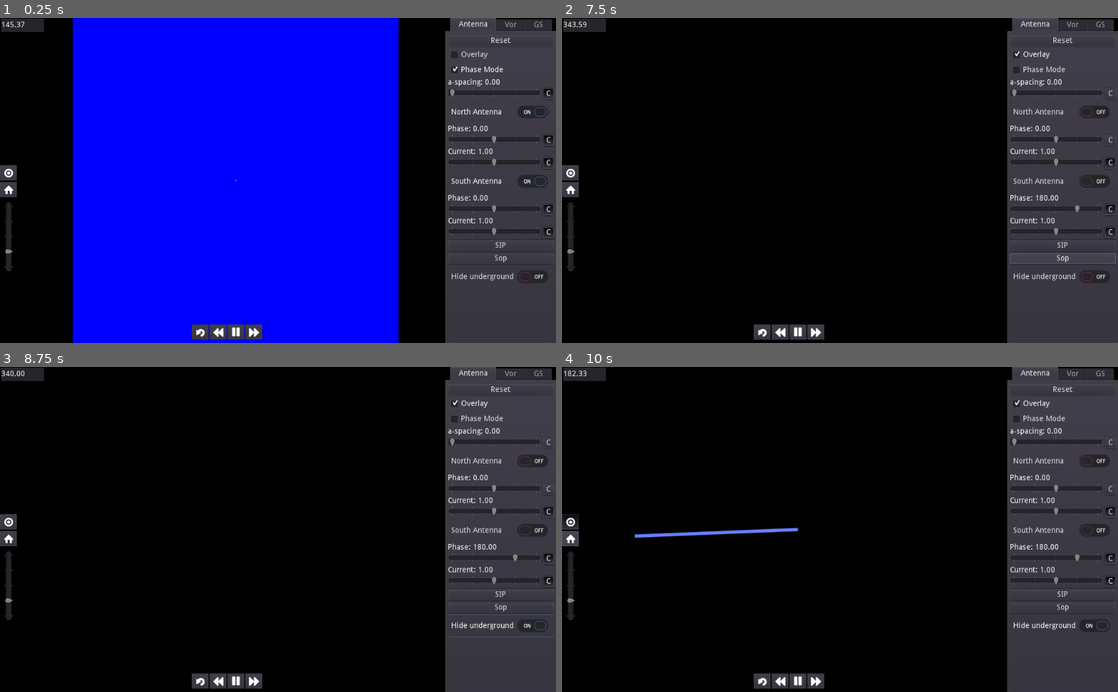
Above: before the commit, frames 1-4 (two rows, left to right).
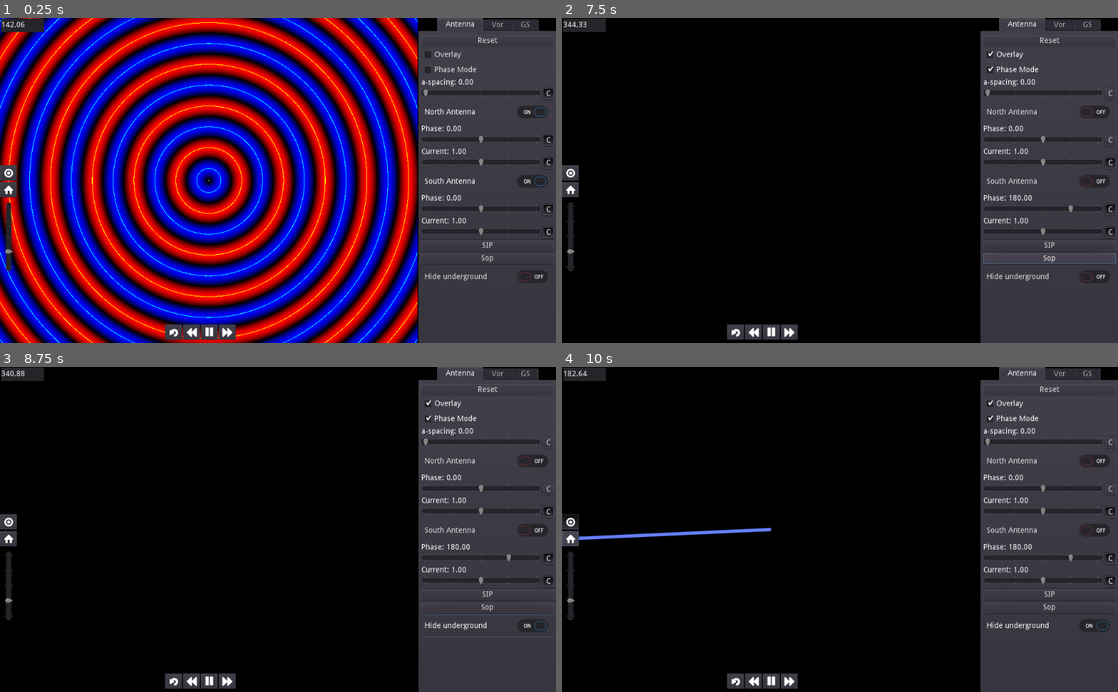
Above: after the commit, the same moments.

Repository: scapegoat57/NavSim
Game: Godot game, scene res://AntennaGraph.tscn
Two runs of this game, one before a commit and one after it. Both use one fixed random seed, a clock stepped at 60 frames per second and the inputs below.
Inputs (mouse positions are in pixels of both pictures, inside the frame that each line leads up to; where the layout moved, square brackets give the same spot in the first picture):
- Up to frame 1 (0.25 s): no input
- Up to frame 2 (7.5 s): click "Phase Mode" at 0.5 s; click (751, 333) [778, 333] at 1.25 s; click (789, 333) [817, 333] at 2 s; click "Overlay" at 2.75 s; click "C" at 3.5 s; click "North Antenna" at 4.25 s; click "C" at 5 s; click "South Antenna" at 5.75 s; click "SIP" at 6.5 s; click "Sop" at 7.25 s
- Up to frame 3 (8.75 s): click "Hide underground" at 8 s
- Up to frame 4 (10 s): click (573, 523) at 8.75 s; click (573, 539) at 9.5 s

The runs differ from the first frame. In frame 1, 73% of the frame differs, in the area x 0-100%, y 0-100%; in frame 2, 6.9%; in frame 3, 6.9%; in frame 4, 7.3%.

Commit message:
allow the antenna graph to be non square
do a little math with the aspect ratio of the control to allow it to be non square. This allows it to fill the whole left side of the screen .

Diff:
--- a/project/AntennaGraph.tscn
+++ b/project/AntennaGraph.tscn
@@ -33,18 +33,15 @@
 position = Vector2( 350, 189 )
 points = PoolVector2Array( 50, -50, 50, 50 )
 
-[node name="GraphContainer" type="AspectRatioContainer" parent="."]
-anchor_left = 0.085
+[node name="GraphContainer" type="MarginContainer" parent="."]
 anchor_right = 1.0
 anchor_bottom = 1.0
-margin_left = -0.0400009
-margin_right = -243.0
+margin_right = -255.0
 
 [node name="Graph" type="ColorRect" parent="GraphContainer"]
 material = ExtResource( 1 )
-margin_left = 47.0
-margin_right = 647.0
-margin_bottom = 600.0
+anchor_right = 1.0
+anchor_bottom = 1.0
 rect_clip_content = true
 script = ExtResource( 2 )
 
@@ -167,7 +164,7 @@
 anchor_left = 1.0
 anchor_right = 1.0
 anchor_bottom = 1.0
-margin_left = -203.0
+margin_left = -252.0
 
 [node name="Antenna" type="ScrollContainer" parent="TabContainer"]
 visible = false
@@ -180,7 +177,7 @@
 scroll_horizontal_enabled = false
 
 [node name="GraphControls" type="VBoxContainer" parent="TabContainer/Antenna"]
-margin_right = 195.0
+margin_right = 244.0
 margin_bottom = 564.0
 size_flags_horizontal = 3
 size_flags_vertical = 3
@@ -421,7 +418,7 @@
 margin_bottom = -4.0
 
 [node name="VorControls" type="VBoxContainer" parent="TabContainer/Vor"]
-margin_right = 195.0
+margin_right = 244.0
 margin_bottom = 602.0
 size_flags_horizontal = 3
 size_flags_vertical = 3
@@ -786,8 +783,8 @@
 margin_bottom = -4.0
 
 [node name="GSControls" type="VBoxContainer" parent="TabContainer/GS"]
-margin_right = 195.0
-margin_bottom = 616.0
+margin_right = 232.0
+margin_bottom = 588.0
 size_flags_horizontal = 3
 size_flags_vertical = 3
 script = ExtResource( 8 )
@@ -797,19 +794,19 @@
 pew_path = NodePath("../../../GraphContainer/Graph/PEW")
 
 [node name="ResetButton" type="Button" parent="TabContainer/GS/GSControls"]
-margin_right = 195.0
+margin_right = 232.0
 margin_bottom = 20.0
 text = "Reset"
 
 [node name="overlay_button" type="CheckBox" parent="TabContainer/GS/GSControls"]
 margin_top = 24.0
-margin_right = 195.0
+margin_right = 232.0
 margin_bottom = 48.0
 text = "Overlay"
 
 [node name="CSBEnabled" type="CheckButton" parent="TabContainer/GS/GSControls"]
 margin_top = 52.0
-margin_right = 195.0
+margin_right = 232.0
 margin_bottom = 92.0
 pressed = true
 text = "CSB"
@@ -818,18 +815,18 @@
 anchor_right = 0.0
 anchor_bottom = 0.0
 margin_top = 96.0
-margin_right = 195.0
+margin_right = 232.0
 margin_bottom = 110.0
 text = "a-spacing: %.2f"
 slider_path = NodePath("../CSBASpace/ASpaceSlider")
 
 [node name="CSBASpace" type="HBoxContainer" parent="TabContainer/GS/GSControls"]
 margin_top = 114.0
-margin_right = 195.0
+margin_right = 232.0
 margin_bottom = 134.0
 
 [node name="ASpaceSlider" type="HSlider" parent="TabContainer/GS/GSControls/CSBASpace"]
-margin_right = 171.0
+margin_right = 208.0
 margin_bottom = 16.0
 size_flags_horizontal = 3
 min_value = 1620.0
@@ -842,8 +839,8 @@
 [node name="ASpaceSliderButton" parent="TabContainer/GS/GSControls/CSBASpace" instance=ExtResource( 6 )]
 anchor_right = 0.0
 anchor_bottom = 0.0
-margin_left = 175.0
-margin_right = 195.0
+margin_left = 212.0
+margin_right = 232.0
 margin_bottom = 20.0
 coarse_step = 45.0
 fine_step = 0.1
@@ -853,18 +850,18 @@
 anchor_right = 0.0
 anchor_bottom = 0.0
 margin_top = 138.0
-margin_right = 195.0
+margin_right = 232.0
 margin_bottom = 152.0
 text = "Phase: %.2f"
 slider_path = NodePath("../CSBPhase/CSBPhaseSlider")
 
 [node name="CSBPhase" type="HBoxContainer" parent="TabContainer/GS/GSControls"]
 margin_top = 156.0
-margin_right = 195.0
+margin_right = 232.0
 margin_bottom = 176.0
 
 [node name="CSBPhaseSlider" type="HSlider" parent="TabContainer/GS/GSControls/CSBPhase"]
-margin_right = 171.0
+margin_right = 208.0
 margin_bottom = 16.0
 hint_tooltip = "asdf"
 size_flags_horizontal = 3
@@ -878,8 +875,8 @@
 [node name="CoarseFineButton" parent="TabContainer/GS/GSControls/CSBPhase" instance=ExtResource( 6 )]
 anchor_right = 0.0
 anchor_bottom = 0.0
-margin_left = 175.0
-margin_right = 195.0
+margin_left = 212.0
+margin_right = 232.0
 margin_bottom = 20.0
 pressed = true
 coarse_step = 45.0
@@ -889,18 +886,18 @@
 anchor_right = 0.0
 anchor_bottom = 0.0
 margin_top = 180.0
-margin_right = 195.0
+margin_right = 232.0
 margin_bottom = 194.0
 text = "Current: %.2f"
 slider_path = NodePath("../CSBCurrent/CSBCurrentSlider")
 
 [node name="CSBCurrent" type="HBoxContainer" parent="TabContainer/GS/GSControls"]
 margin_top = 198.0
-margin_right = 195.0
+margin_right = 232.0
 margin_bottom = 218.0
 
 [node name="CSBCurrentSlider" type="HSlider" parent="TabContainer/GS/GSControls/CSBCurrent"]
-margin_right = 171.0
+margin_right = 208.0
 margin_bottom = 16.0
 size_flags_horizontal = 3
 max_value = 2.0
@@ -912,8 +909,8 @@
 [node name="CoarseFineButton" parent="TabContainer/GS/GSControls/CSBCurrent" instance=ExtResource( 6 )]
 anchor_right = 0.0
 anchor_bottom = 0.0
-margin_left = 175.0
-margin_right = 195.0
+margin_left = 212.0
+margin_right = 232.0
 margin_bottom = 20.0
 pressed = true
 coarse_step = 0.1
@@ -922,7 +919,7 @@
 
 [node name="SBOEnabled" type="CheckButton" parent="TabContainer/GS/GSControls"]
 margin_top = 222.0
-margin_right = 195.0
+margin_right = 232.0
 margin_bottom = 262.0
 pressed = true
 text = "SBO"
@@ -931,18 +928,18 @@
 anchor_right = 0.0
 anchor_bottom = 0.0
 margin_top = 266.0
-margin_right = 195.0
+margin_right = 232.0
 margin_bottom = 280.0
 text = "a-spacing: %.2f"
 slider_path = NodePath("../SBOASpace/ASpaceSlider")
 
 [node name="SBOASpace" type="HBoxContainer" parent="TabContainer/GS/GSControls"]
 margin_top = 284.0
-margin_right = 195.0
+margin_right = 232.0
 margin_bottom = 304.0
 
 [node name="ASpaceSlider" type="HSlider" parent="TabContainer/GS/GSControls/SBOASpace"]
-margin_right = 171.0
+margin_right = 208.0
 margin_bottom = 16.0
 size_flags_horizontal = 3
 min_value = 3339.3
@@ -955,8 +952,8 @@
 [node name="ASpaceSliderButton" parent="TabContainer/GS/GSControls/SBOASpace" instance=ExtResource( 6 )]
 anchor_right = 0.0
 anchor_bottom = 0.0
-margin_left = 175.0
-margin_right = 195.0
+margin_left = 212.0
+margin_right = 232.0
 margin_bottom = 20.0
 coarse_step = 45.0
 fine_step = 0.1
@@ -966,18 +963,18 @@
 anchor_right = 0.0
 anchor_bottom = 0.0
 margin_top = 308.0
-margin_right = 195.0
+margin_right = 232.0
 margin_bottom = 322.0
 text = "Phase: %.2f"
 slider_path = NodePath("../SBOPhase/SBOPhaseSlider")
 
 [node name="SBOPhase" type="HBoxContainer" parent="TabContainer/GS/GSControls"]
 margin_top = 326.0
-margin_right = 195.0
+margin_right = 232.0
 margin_bottom = 346.0
 
 [node name="SBOPhaseSlider" type="HSlider" parent="TabContainer/GS/GSControls/SBOPhase"]
-margin_right = 171.0
+margin_right = 208.0
 margin_bottom = 16.0
 size_flags_horizontal = 3
 min_value = -360.0
@@ -990,8 +987,8 @@
 [node name="CoarseFineButton" parent="TabContainer/GS/GSControls/SBOPhase" instance=ExtResource( 6 )]
 anchor_right = 0.0
 anchor_bottom = 0.0
-margin_left = 175.0
-margin_right = 195.0
+margin_left = 212.0
+margin_right = 232.0
 margin_bottom = 20.0
 pressed = true
 coarse_step = 45.0
@@ -1002,18 +999,18 @@
 anchor_right = 0.0
 anchor_bottom = 0.0
 margin_top = 350.0
-margin_right = 195.0
+margin_right = 232.0
 margin_bottom = 364.0
 text = "Current: %.2f"
 slider_path = NodePath("../SBOCurrent/SBOCurrentSlider")
 
 [node name="SBOCurrent" type="HBoxContainer" parent="TabContainer/GS/GSControls"]
 margin_top = 368.0
-margin_right = 195.0
+margin_right = 232.0
 margin_bottom = 388.0
 
 [node name="SBOCurrentSlider" type="HSlider" parent="TabContainer/GS/GSControls/SBOCurrent"]
-margin_right = 171.0
+margin_right = 208.0
 margin_bottom = 16.0
 size_flags_horizontal = 3
 max_value = 2.0
@@ -1025,8 +1022,8 @@
 [node name="CoarseFineButton" parent="TabContainer/GS/GSControls/SBOCurrent" instance=ExtResource( 6 )]
 anchor_right = 0.0
 anchor_bottom = 0.0
-margin_left = 175.0
-margin_right = 195.0
+margin_left = 212.0
+margin_right = 232.0
 margin_bottom = 20.0
 pressed = true
 coarse_step = 0.1
@@ -1035,39 +1032,33 @@
 
 [node name="HideUnderground" type="CheckButton" parent="TabContainer/GS/GSControls"]
 margin_top = 392.0
-margin_right = 195.0
+margin_right = 232.0
 margin_bottom = 432.0
 text = "Hide underground"
 
 [node name="GlideAngleButton" type="CheckButton" parent="TabContainer/GS/GSControls"]
 margin_top = 436.0
-margin_right = 195.0
+margin_right = 232.0
 margin_bottom = 476.0
 text = "Glide Angle"
 
 [node name="PathWidthButton" type="CheckButton" parent="TabContainer/GS/GSControls"]
 margin_top = 480.0
-margin_right = 195.0
+margin_right = 232.0
 margin_bottom = 520.0
 text = "Path Width"
 
 [node name="PEWButton" type="CheckButton" parent="TabContainer/GS/GSControls"]
 margin_top = 524.0
-margin_right = 195.0
+margin_right = 232.0
 margin_bottom = 564.0
 text = "PEW"
 
 [node name="Button" type="Button" parent="TabContainer/GS/GSControls"]
 margin_top = 568.0
-margin_right = 195.0
+margin_right = 232.0
 margin_bottom = 588.0
 text = "Swap"
-
-[node name="PhaseModeButton" type="CheckBox" parent="TabContainer/GS/GSControls"]
-margin_top = 592.0
-margin_right = 195.0
-margin_bottom = 616.0
-text = "Phase Mode"
 
 [node name="RulerVisibleButton" type="Button" parent="."]
 anchor_top = 0.5
@@ -1153,7 +1144,6 @@
 [connection signal="toggled" from="TabContainer/GS/GSControls/PathWidthButton" to="TabContainer/GS/GSControls" method="_on_PathWidthButton_toggled"]
 [connection signal="toggled" from="TabContainer/GS/GSControls/PEWButton" to="TabContainer/GS/GSControls" method="_on_PEWButton_toggled"]
 [connection signal="pressed" from="TabContainer/GS/GSControls/Button" to="TabContainer/GS/GSControls" method="_on_Swap_pressed"]
-[connection signal="toggled" from="TabContainer/GS/GSControls/PhaseModeButton" to="GraphContainer/Graph" method="set_phase_mode"]
 [connection signal="toggled" from="RulerVisibleButton" to="GraphContainer/Graph/AngleRuler" method="set_visible"]
 [connection signal="pressed" from="HomeButton" to="GraphContainer/Graph" method="set_origin" binds= [ Vector2( 0, 0 ) ]]
 [connection signal="value_changed" from="ZoomSlider" to="GraphContainer/Graph" method="set_zoom_level"]
--- a/project/graph_controls.gd
+++ b/project/graph_controls.gd
@@ -10,7 +10,6 @@
 	if get_parent().visible:
 		graph_node.set_zoom_level(10)
 		graph_node.set_origin(Vector2.ZERO)
-		$PhaseModeButton.pressed=true
 #		$PhaseModeButton.pressed=true
 		_on_ResetButton_pressed()
 
--- a/project/radiation_graph.gd
+++ b/project/radiation_graph.gd
@@ -7,6 +7,7 @@
 export var frequency=1
 export var time_scale = 1.0
 var timer=0.0;
+var aspect_ratio=Vector2.ONE;
 signal zoom_level_changed(new_value)
 
 func _ready():
@@ -15,6 +16,14 @@
 
 
 func _process(delta):
+	var aspect=.get_rect().size.x/.get_rect().size.y;
+	if aspect < 1.0:
+		aspect_ratio.x=aspect;
+		aspect_ratio.y=1.0;
+	else:
+		aspect_ratio.x=1.0;
+		aspect_ratio.y=1/aspect;
+	material.set_shader_param("aspect_ratio", aspect_ratio);
 	if (!paused):
 		timer+=delta*time_scale
 		material.set_shader_param("timer",timer)
@@ -87,11 +96,17 @@
 #			print(event.as_text())
 
 func uv_to_local(uv:Vector2):
-	return (uv-Vector2(0.5,0.5))*-zoom_level+origin
+#	uv*=aspect_ratio;
+	var offset=Vector2(0.5,0.5)
+	return (uv-offset)*aspect_ratio*-zoom_level+origin
 
-func local_to_world(local_coordinates):
-	var local_to_uv= (local_coordinates+origin)/-zoom_level+Vector2(0.5,0.5)
-	return local_to_uv * self.rect_size
+func local_to_uv(local:Vector2):
+	var offset=Vector2(0.5,0.5)
+	return (local - origin) / (aspect_ratio * zoom_level) + offset
+
+func local_to_world(local):
+	var uv=local_to_uv(local)
+	return uv * self.rect_size
 
 func world_to_local(world_coordinates):
 	var uv=world_coordinates/rect_size
--- a/project/radiation_material.tres
+++ b/project/radiation_material.tres
@@ -4,6 +4,7 @@
 
 [resource]
 shader = ExtResource( 1 )
+shader_param/aspect_ratio = Vector2( 1, 1 )
 shader_param/origin = Vector2( 0, 0 )
 shader_param/ant1_pos = Vector2( 0, 0 )
 shader_param/ant1_enabled = 1.0
--- a/project/radiation_shader.tres
+++ b/project/radiation_shader.tres
@@ -5,6 +5,8 @@
 render_mode unshaded;
 
 const float TWO_PI = 6.2831853071795;
+
+uniform vec2 aspect_ratio=vec2(1.0);
 
 uniform vec2 origin=vec2(0);
 uniform vec2 ant1_pos = vec2(0);
@@ -38,7 +40,8 @@
 
 vec2 uv_to_world(vec2 value)
 {
-	return ((value-(vec2(0.5,0.5)))*zoom+origin)*vec2(1,-1);
+	vec2 offset=vec2(0.5, 0.5);
+	return ((value-offset)*aspect_ratio*zoom+origin)*vec2(1,-1);
 }
 
 float intensity_from(vec2 antenna_position, vec2 field_position, float phase)
@@ -46,18 +49,18 @@
 	if (hide_below_ground && field_position.y<0.0)
 		return 0.0;
 
-	vec2 direction=field_position - antenna_position;
-	float dist=length(direction);
+	//vec2 direction=field_position - antenna_position;
+	float dist= distance(field_position, antenna_position);//length(direction);
 	float intensity=sin(freq * dist * TWO_PI - radians(phase) - (timer)+time_shift);
 	//intensity*=0.5;
 	return intensity;
 }
 
-float phase_from(vec2 antenna_position, vec2 field_position, float phase)
+float phase_from(vec2 antenna_position, vec2 field_position, float offset)
 {
 	vec2 direction = field_position - antenna_position;
-	float dist = radians(phase) - length(direction) * TWO_PI;
-	return dist;
+	float phase = radians(offset) - mod(length(direction) * TWO_PI, TWO_PI);
+	return phase;
 }
 
 float circle(vec2 dot_pos, vec2 world_pos,float radius)
@@ -68,9 +71,9 @@
 
 void fragment(){
 	vec2 world_pos = uv_to_world(UV.xy);
-	float total_enabled=ant1_enabled+ant2_enabled+ant3_enabled+ant4_enabled;
+	float ant_enabled=ant1_enabled+ant2_enabled+ant3_enabled+ant4_enabled;
 
-	total_enabled=max(total_enabled,1.75);
+	float total_enabled=max(ant_enabled,1.75);
 	float amp_share = 1.0/total_enabled;
 	if (!phase_mode)
 	{
@@ -88,21 +91,28 @@
 	}
 	else
 	{
-		float phase1=phase_from(ant1_pos, world_pos, ant1_phase);
-		vec2 phase1_vec=vec2(cos(phase1), sin(phase1)) * ant1_enabled;
-		float phase2=phase_from(ant2_pos, world_pos, ant2_phase);
-		vec2 phase2_vec=vec2(cos(phase2), sin(phase2)) * ant2_enabled;
-		float phase3=phase_from(ant3_pos, world_pos, ant3_phase);
-		vec2 phase3_vec=vec2(cos(phase3), sin(phase3)) * ant3_enabled;
-		float phase4=phase_from(ant4_pos, world_pos, ant4_phase);
-		vec2 phase4_vec=vec2(cos(phase4), sin(phase4)) * ant4_enabled;
-		float phase_reference= phase_from(vec2(0,0), world_pos, 0.0);
-		vec2 reference_vec= vec2(cos(phase_reference), sin(phase_reference));
+		if (ant_enabled==1.0)
+		{
+			COLOR=vec4(0,0,1,1);
+		}
+		else
+		{
+			float phase1=phase_from(ant1_pos, world_pos, ant1_phase);
+			vec2 phase1_vec=vec2(cos(phase1), sin(phase1)) * ant1_enabled;
+			float phase2=phase_from(ant2_pos, world_pos, ant2_phase);
+			vec2 phase2_vec=vec2(cos(phase2), sin(phase2)) * ant2_enabled;
+			float phase3=phase_from(ant3_pos, world_pos, ant3_phase);
+			vec2 phase3_vec=vec2(cos(phase3), sin(phase3)) * ant3_enabled;
+			float phase4=phase_from(ant4_pos, world_pos, ant4_phase);
+			vec2 phase4_vec=vec2(cos(phase4), sin(phase4)) * ant4_enabled;
+			float phase_reference= phase_from(vec2(0,0), world_pos, 0.0);
+			vec2 reference_vec= vec2(cos(phase_reference), sin(phase_reference));
 
-		vec2 total_vec=phase1_vec+phase2_vec+phase3_vec+phase4_vec;
+			vec2 total_vec=phase1_vec+phase2_vec+phase3_vec+phase4_vec;
 
-		float dott=dot(total_vec, reference_vec);
-		COLOR=vec4(max(0, -dott), 0, max(0, dott), 1);
+			float dott=dot(total_vec, reference_vec);
+			COLOR=vec4(max(0, -dott), 0, max(0, dott), 1);
+		}
 	}
 	COLOR=mix(COLOR,vec4(1,0,1,1),circle(ant1_pos,uv_to_world(UV.xy),0.0001) * ant1_enabled);
 	COLOR=mix(COLOR,vec4(0,1,1,1),circle(ant2_pos,uv_to_world(UV.xy),0.0001) * ant2_enabled);
